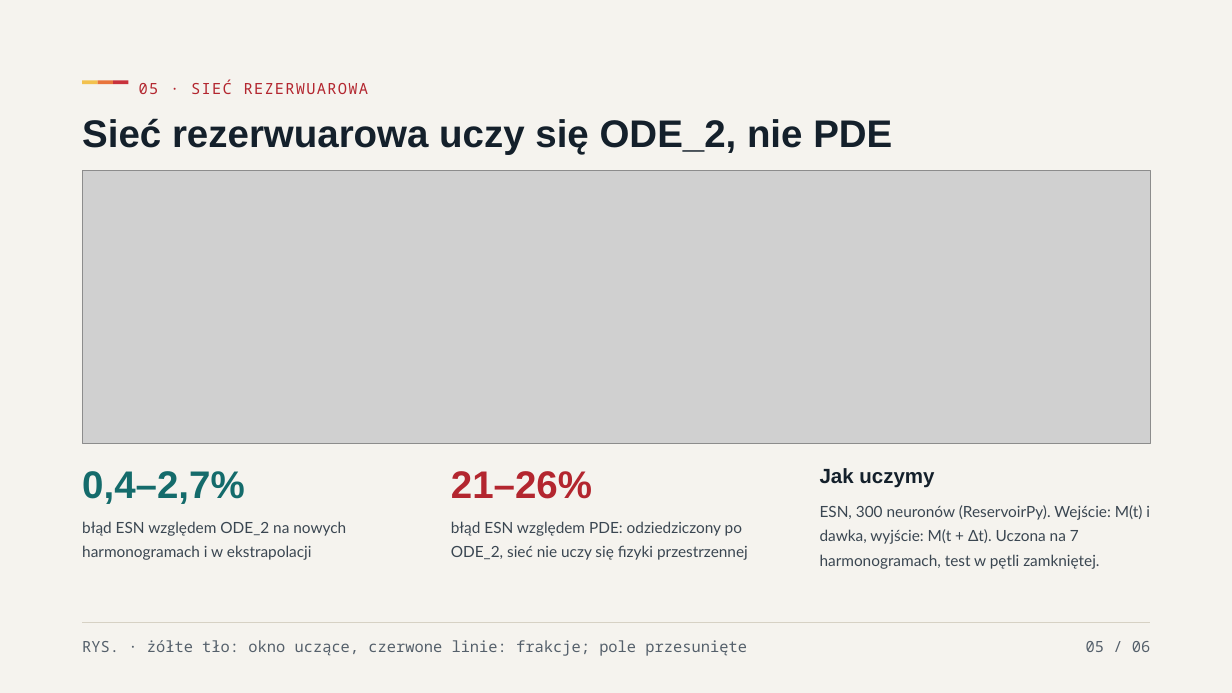
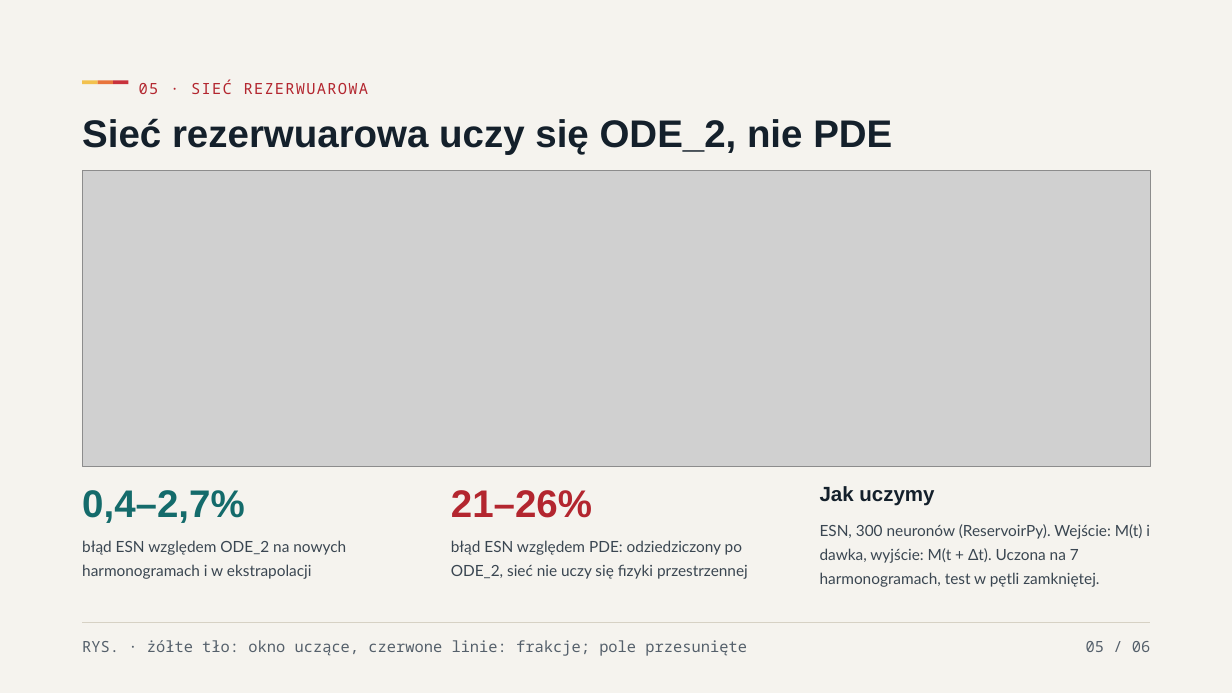
Before and after one commit to Redy144/off-target, a slide deck: slide 12 of prezentacje/2026-11-20_zad3/Radioterapia_guza_2026-11-20.pptx. Drawn at 1232x693 pixels with LibreOffice and Linux fonts; fonts in the diff are those of the drawing; grey boxes stand for pictures. Boxes give left, top, right and bottom in pixels: in the first picture for what was removed or moved away, otherwise in the second. Text is boxed around its words. In the diff, an @@ line names an element or a change of style, - is before the commit and + after.

```diff
--- a/prezentacje/2026-11-20_zad3/Radioterapia_guza_2026-11-20.pptx
+++ b/prezentacje/2026-11-20_zad3/Radioterapia_guza_2026-11-20.pptx
@@ picture: place and size @@
-picture at box(82, 171, 1151, 444)
+picture at box(82, 171, 1151, 467)
@@ 3 texts: place and size @@
-3 texts at box(82, 468, 934, 504)
+3 texts at box(82, 486, 934, 523)
@@ text "błąd ESN względem ODE_2 na ...": place and size @@
-text "błąd ESN względem ODE_2 na ..." at box(82, 521, 346, 560)
+text "błąd ESN względem ODE_2 na ..." at box(82, 540, 346, 579)
@@ text "błąd ESN względem PDE: odziedziczony ...": place and size @@
-text "błąd ESN względem PDE: odziedziczony ..." at box(451, 521, 748, 560)
+text "błąd ESN względem PDE: odziedziczony ..." at box(451, 540, 748, 579)
@@ text "ESN, 300 neuronów (ReservoirPy). Wejście: ...": place and size @@
-text "ESN, 300 neuronów (ReservoirPy). Wejście: ..." at box(820, 505, 1150, 569)
+text "ESN, 300 neuronów (ReservoirPy). Wejście: ..." at box(820, 524, 1150, 587)
```
